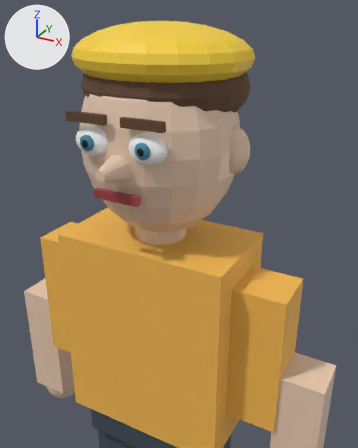
An edit to the glTF model game/assets/models/generated_humanoids/safety_01.glb, drawn before and after from the same camera.
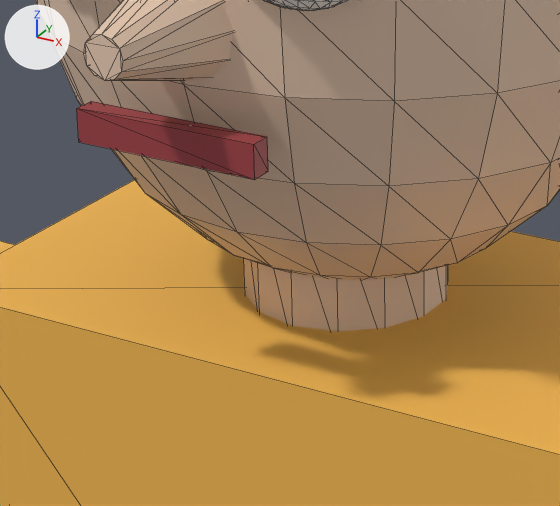
Old and new are each drawn from a 50 mm camera at (0.734, -1.216, 3.045) aimed at (0.157, -0.166, 2.52) and again close up on the part from 21% to 60% of the width and 36% to 64% of the height. Arrows for +X, +Y and +Z are at upper left; the lights stay in place. The first two pictures are the older version. The close-ups show mesh edges as thin lines. Vertices at exactly the same position are counted once.

Objects in the first close-up: 'Eye.L', 'Head', 'Mouth', 'Neck', 'Nose', 'Torso' and 1 more.
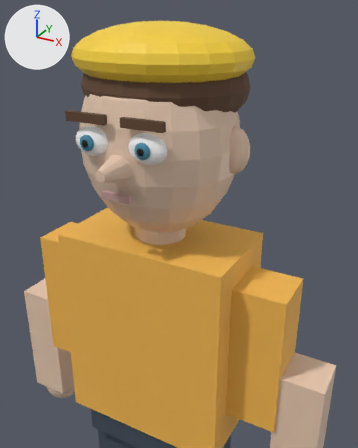
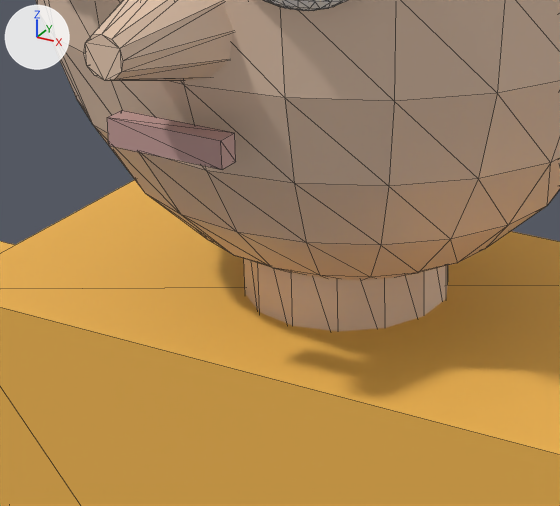
Where the change shows, as pixel boxes [x1, y1, x2, y2] in the close-ups (560 x 506 px):
'Mouth', recoloured, rescaled (lighter, 32% narrower, 23% shorter): before [77, 101, 268, 179]; after [107, 110, 236, 170]

Patch to the scene script:
```diff
--- a/game/assets/models/generated_humanoids/safety_01.glb.py
+++ b/game/assets/models/generated_humanoids/safety_01.glb.py
@@ mat_mouth_013 @@
 mat_mouth_013 = principled_material('Mouth.013')
-mat_mouth_013.base_color = (0.35, 0.05, 0.06)  # red #a03f45
+mat_mouth_013.base_color = (0.55, 0.33, 0.31)  # pink #c49b97
@@ me_cube_225 @@
 # used by ob_mouth; location = (0.0, 0.0, 0.9)
-me_cube_225.from_pydata(...)  # 8 vertices, 12 faces; spans x -0.07..0.07, y -0.228..-0.212, z 1.673..1.697
+me_cube_225.from_pydata(...)  # 8 vertices, 12 faces; spans x -0.045..0.045, y -0.228..-0.212, z 1.675..1.695
+# me_cube_225 part 1: the whole mesh is scaled about its middle by (0.643, 1, 0.833)
 me_cube_225.materials.append(mat_mouth_013)
```
